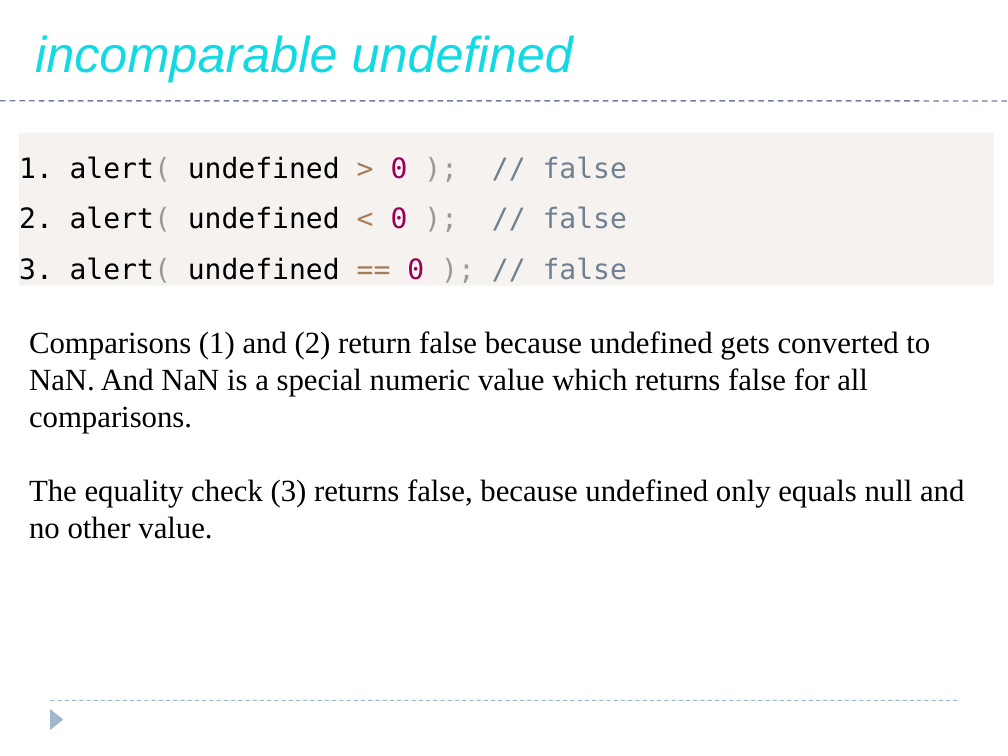
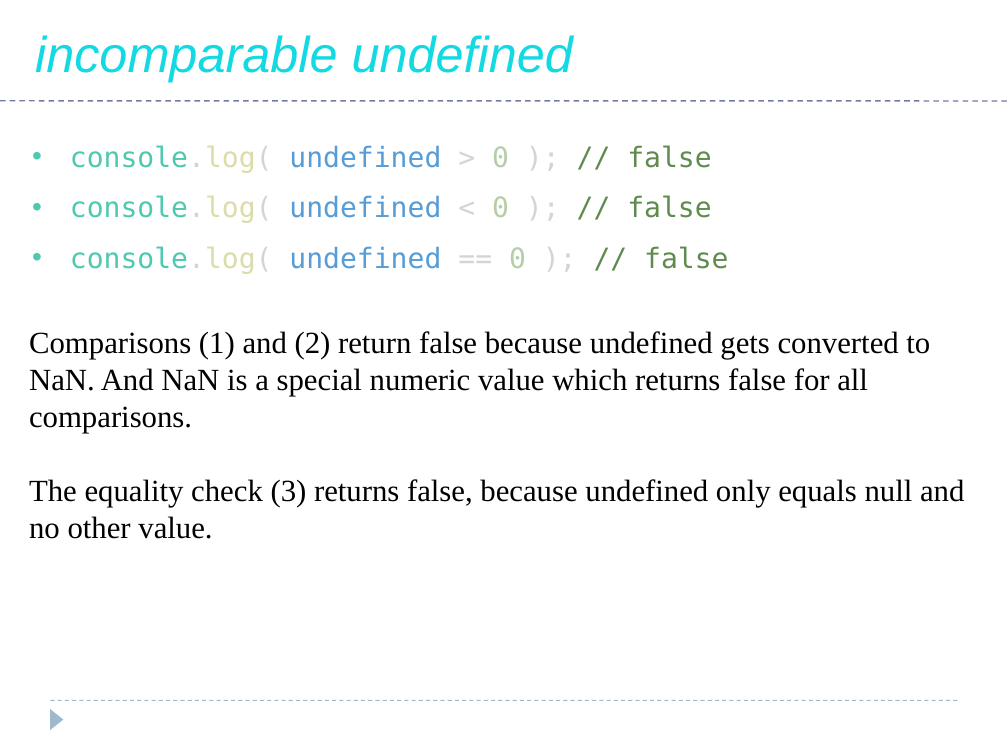
Before and after one commit to saleelgithub/PPTs, a slide deck: slide 86 of AWP PPT - JavaScript.pptx (slide 87 before the commit). Drawn at 1008x756 pixels with LibreOffice and Linux fonts; fonts in the diff are those of the drawing. Boxes give left, top, right and bottom in pixels: in the first picture for what was removed or moved away, otherwise in the second. Text is boxed around its words. In the diff, an @@ line names an element or a change of style, - is before the commit and + after.

```diff
--- a/AWP PPT - JavaScript.pptx
+++ b/AWP PPT - JavaScript.pptx
@@ text "console.log( undefined > 0 ); ..." moved from (x1=19, y1=133, x2=994, y2=285) to (x1=70, y1=145, x2=728, y2=274) @@
@@ text "console.log( undefined > 0 ); ..." at (x1=70, y1=145, x2=728, y2=274): vertical alignment middle to top; fill #F5F2F0 to none @@
@@ text at (x1=70, y1=145, x2=728, y2=274): text changed; text colour #000000 to #569CD6 @@
-1. alert( undefined > 0 ); // false
-2. alert( undefined < 0 ); // false
-3. alert( undefined == 0 ); // false
+• console.log( undefined > 0 ); // false
+• console.log( undefined < 0 ); // false
+• console.log( undefined == 0 ); // false
```
Also in this commit, not shown: 9 other slides changed, 1 slide added, 1 slide removed, 2 other files.
